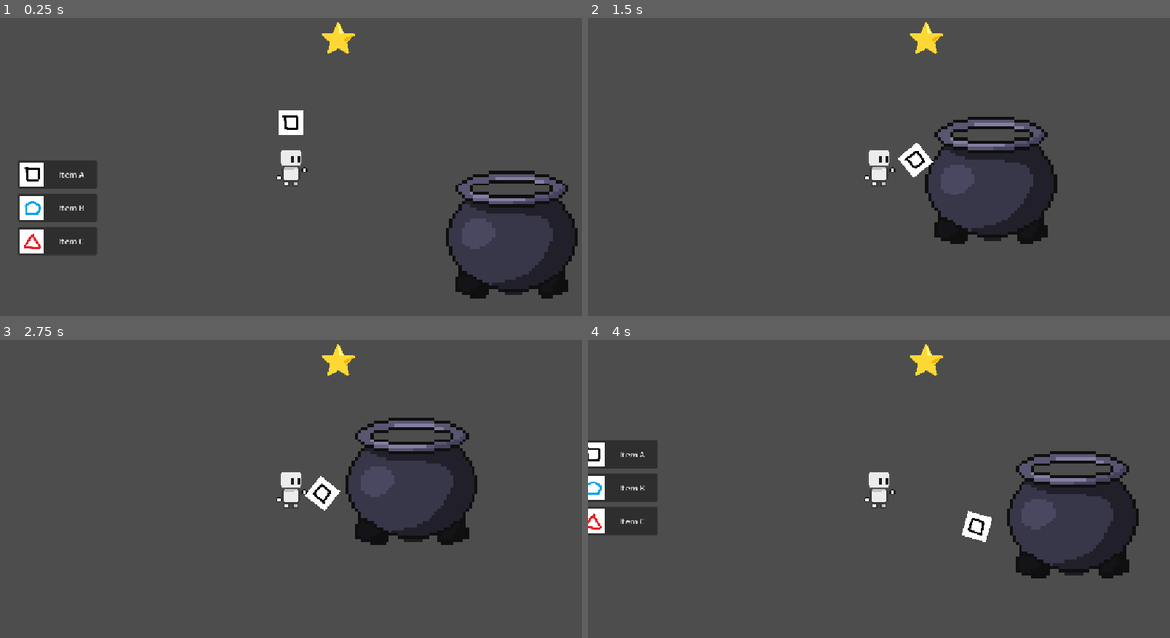
Above: before the commit, frames 1-4 (two rows, left to right).
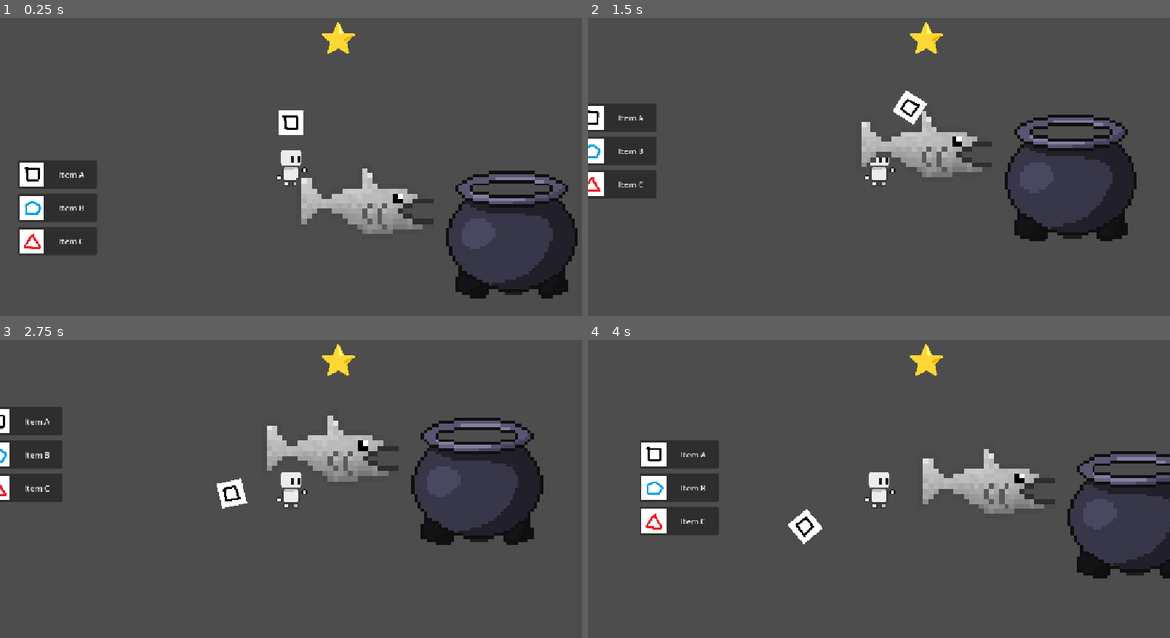
Above: after the commit, the same moments.

Repository: AntAntL/Jame-Gam-Oct2026_RAH
Game: Godot game, scene res://world.tscn
Same seed, same stepped clock (60 frames per second), same inputs: the game is played once before the commit and once after it. The engine's default icon, where the game draws it, is replaced by a stand-in: a white triangle on a blue panel in a dark square.
Inputs (mouse positions are in pixels of both pictures, inside the frame that each line leads up to):
- Up to frame 1 (0.25 s): no input
- Up to frame 2 (1.5 s): tap Enter (ui_accept) at 0.5, 0.77, 1.07 s; move the mouse to (1007, 149) at 0.52 s; hold Right (ui_right) 0.53-1.25 s; tap F (throw) at 0.6 s; click (1007, 149) at 0.67 s; drag from (762, 181) to (995, 202) at 1.27 s
- Up to frame 3 (2.75 s): move the mouse to (349, 414) at 2.02 s; hold Right (ui_right) from 2.03 s (still down); tap F (throw) at 2.1 s
- Up to frame 4 (4 s): release Right (ui_right) at 2.75 s; drag from (849, 551) to (704, 438) at 2.77 s; move the mouse to (1053, 533) at 3.52 s; hold Left (ui_left) from 3.53 s (still down); tap F (throw) at 3.6 s; tap Enter (ui_accept) at 3.77 s

The runs differ from the first frame. In frame 1, 2.3% of the frame differs, in the area x 50-75%, y 50-73%; in frame 2, 13%; in frame 3, 12%; in frame 4, 14%, in the area x 0-100%, y 33-80%.

Commit message:
cauldron stuff

Diff:
--- a/cauldron.tscn
+++ b/cauldron.tscn
@@ -9,6 +9,7 @@
 [node name="Cauldron" type="StaticBody2D" unique_id=922759971]
 
 [node name="Sprite2D" type="Sprite2D" parent="." unique_id=1964690642]
+z_index = 2
 scale = Vector2(3.033, 3)
 texture = ExtResource("1_5qdwy")
 
@@ -16,6 +17,11 @@
 polygon = PackedVector2Array(-52, -55, -55, -43, -46, -34, -66, -8, -64, 15, -58, 25, -54, 38, -58, 50, -54, 59, -37, 6 …(355 unchanged characters)…
 
 [node name="ItemArea" type="Area2D" parent="." unique_id=401426888]
+position = Vector2(0, -11)
+gravity_space_override = 3
+gravity = 100.0
+linear_damp_space_override = 3
+linear_damp = 10.0
 script = ExtResource("2_0t22i")
 
 [node name="CollisionShape2D" type="CollisionShape2D" parent="ItemArea" unique_id=172171088]
--- a/item_area.gd
+++ b/item_area.gd
@@ -17,3 +17,4 @@
 		return
 
 	print("OUUUU SHII")
+	body.add_to_group("inside_cauldron")
--- a/player_movement.gd
+++ b/player_movement.gd
@@ -78,10 +78,6 @@
 	# 4. Configure thrown item visuals and data
 	if item_instance.has_method("set_item"):
 		item_instance.set_item(held_item_name, held_item_texture)
-	elif item_instance.has_node("Sprite2D"):
-		var spr: Sprite2D = item_instance.get_node("Sprite2D")
-		spr.texture = held_item_texture
-		spr.scale = Vector2(0.195, 0.195)
 
 	# 5. Held item disappears!
 	clear_held_item()
--- /dev/null
+++ b/witch.gd
@@ -0,0 +1,20 @@
+extends CharacterBody2D
+
+@onready var sprite: Sprite2D = $Sprite2D
+@onready var timer: Timer = $Timer
+var witch_looking = false
+
+# Called when the node enters the scene tree for the first time.
+func _ready() -> void:
+	pass # Replace with function body.
+
+
+# Called every frame. 'delta' is the elapsed time since the previous frame.
+func _process(delta: float) -> void:
+	pass
+
+
+func _on_timer_timeout() -> void:
+	witch_looking = !witch_looking
+	sprite.flip_h = witch_looking
+	timer.wait_time = randf() * 5
--- /dev/null
+++ b/witch.tscn
@@ -0,0 +1,27 @@
+[gd_scene format=3 uid="uid://ujbbpqxivfeb"]
+
+[ext_resource type="Script" uid="uid://dgf7abhetk2k8" path="res://witch.gd" id="1_08n5d"]
+[ext_resource type="Texture2D" uid="uid://cvwujvs1c7knm" path="res://Objects/Sprites/Player/Justafish.png" id="1_lf1iu"]
+
+[sub_resource type="CircleShape2D" id="CircleShape2D_r300x"]
+radius = 63.03174
+
+[node name="Witch" type="CharacterBody2D" unique_id=2099214223]
+script = ExtResource("1_08n5d")
+
+[node name="Sprite2D" type="Sprite2D" parent="." unique_id=1264992220]
+texture = ExtResource("1_lf1iu")
+
+[node name="CollisionShape2D" type="CollisionShape2D" parent="." unique_id=1816925719]
+shape = SubResource("CircleShape2D_r300x")
+
+[node name="Timer" type="Timer" parent="." unique_id=1514402148]
+wait_time = 5.0
+autostart = true
+
+[node name="Area2D" type="Area2D" parent="." unique_id=1058541788]
+
+[node name="CollisionPolygon2D" type="CollisionPolygon2D" parent="Area2D" unique_id=167269010]
+polygon = PackedVector2Array(63, -38, 492, -206, 497, 184, 59, 16)
+
+[connection signal="timeout" from="Timer" to="." method="_on_timer_timeout"]
--- a/world.tscn
+++ b/world.tscn
@@ -3,6 +3,7 @@
 [ext_resource type="PackedScene" uid="uid://dejipl18cd7jk" path="res://player.tscn" id="1_f3sb7"]
 [ext_resource type="PackedScene" uid="uid://rndk1r11mn5h" path="res://cauldron.tscn" id="2_fj7yv"]
 [ext_resource type="PackedScene" uid="uid://b6us20fif82hq" path="res://shelf.tscn" id="3_shelf"]
+[ext_resource type="PackedScene" uid="uid://ujbbpqxivfeb" path="res://witch.tscn" id="4_aqk2v"]
 
 [sub_resource type="WorldBoundaryShape2D" id="WorldBoundaryShape2D_r300x"]
 
@@ -26,3 +27,6 @@
 offset_top = 324.0
 offset_right = 116.0
 offset_bottom = 624.0
+
+[node name="Witch" parent="." unique_id=2099214223 instance=ExtResource("4_aqk2v")]
+position = Vector2(639, 432)
Not shown, added: witch.gd.uid
Not shown, added: cauldron.tscn132492497193.tmp
